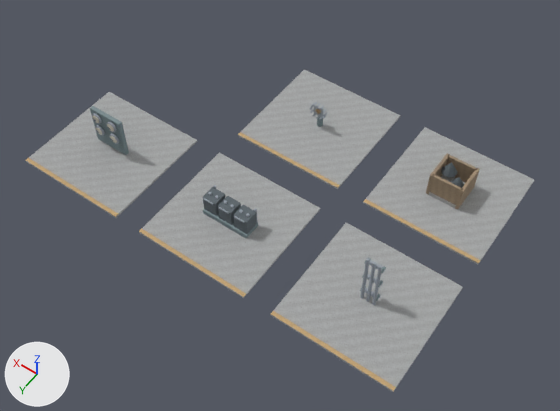
Two versions of the glTF model development/levels/primitive-props-v1/site-kits/level_blockout_kit_wld_09_p03.glb, one commit apart.
Camera for both pictures: a 50 mm camera at (-13.6, 18.8, 27.0) aimed at (-1.2, 1.5, -0.2). Every picture has the same lights, and +X, +Y and +Z are marked at lower left. The older version comes first. Vertices at exactly the same position are counted once.

Script lines for the objects in view, before the commit:
```python
me_blackwater_hydroelectric_dam_map_kit_contact_room = bpy.data.meshes.new('Blackwater Hydroelectric Dam map-kit contact room')
me_blackwater_hydroelectric_dam_map_kit_contact_room.from_pydata(...)  # 992 vertices, 1676 faces; spans x -9.8..9.8, y -6.3..6.3, z -0.1..2.7
# faces by material slot: [72, 60, 1016, 136, 112, 192, 48, 40]
me_blackwater_hydroelectric_dam_map_kit_contact_room.materials.append(mat_blockout_stone)
me_blackwater_hydroelectric_dam_map_kit_contact_room.materials.append(mat_blockout_accent)
me_blackwater_hydroelectric_dam_map_kit_contact_room.materials.append(mat_blockout_metal)
me_blackwater_hydroelectric_dam_map_kit_contact_room.materials.append(mat_blockout_industrial)
me_blackwater_hydroelectric_dam_map_kit_contact_room.materials.append(mat_blockout_dark)
me_blackwater_hydroelectric_dam_map_kit_contact_room.materials.append(mat_blockout_ivory)
me_blackwater_hydroelectric_dam_map_kit_contact_room.materials.append(mat_blockout_wood)
me_blackwater_hydroelectric_dam_map_kit_contact_room.materials.append(mat_blockout_bronze)
ob_level_blockout_kit_wld_09_p03 = bpy.data.objects.new('level_blockout_kit_wld_09_p03', me_blackwater_hydroelectric_dam_map_kit_contact_room)
ob_level_blockout_kit_wld_09_p03.location = (0.0, 0.0, 0.0)
```
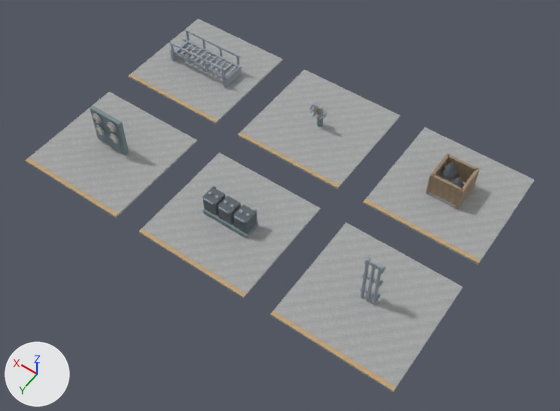
The change in detail:
me_blackwater_hydroelectric_dam_map_kit_contact_room is used by ob_level_blockout_kit_wld_09_p03; location (0.0, 0.0, 0.0).
me_blackwater_hydroelectric_dam_map_kit_contact_room had 992 vertices, 1676 faces and spanned x -9.8..9.8, y -6.3..6.3, z -0.1..2.7.
me_blackwater_hydroelectric_dam_map_kit_contact_room now has 1208 vertices, 2000 faces and spans x -9.8..9.8, y -6.3..6.3, z -0.1..2.7.
me_blackwater_hydroelectric_dam_map_kit_contact_room part 1: a new loose piece, a box spanning x 4.175..9.825, y -6.3..-0.7, z -0.11..-0.01, in mat_blockout_stone.
me_blackwater_hydroelectric_dam_map_kit_contact_room part 2: a new loose piece, a box spanning x 4.175..9.825, y -0.89..-0.71, z -0.013..0.002, in mat_blockout_accent.
me_blackwater_hydroelectric_dam_map_kit_contact_room part 3: a new loose piece, a box spanning x 5.13..8.87, y -3.04..-2.9, z 0.49..0.61, in mat_blockout_metal.
me_blackwater_hydroelectric_dam_map_kit_contact_room part 4: a new loose piece, a box spanning x 5.13..8.87, y -4.09..-3.96, z 0.49..0.61, in mat_blockout_metal.
me_blackwater_hydroelectric_dam_map_kit_contact_room part 5: a new loose piece, a box spanning x 5.225..8.775, y -2.938..-2.862, z 1.125..1.205, in mat_blockout_metal.
me_blackwater_hydroelectric_dam_map_kit_contact_room part 6: a new loose piece, a box spanning x 5.225..8.775, y -4.137..-4.062, z 1.125..1.205, in mat_blockout_metal.
me_blackwater_hydroelectric_dam_map_kit_contact_room part 7: a new loose piece, a box spanning x 5.23..5.35, y -4.15..-2.85, z 0.0..0.51, in mat_blockout_metal.
me_blackwater_hydroelectric_dam_map_kit_contact_room part 8: a new loose piece, a box spanning x 8.65..8.77, y -4.15..-2.85, z 0.0..0.51, in mat_blockout_metal.
Other edits to the shape of me_blackwater_hydroelectric_dam_map_kit_contact_room do not show in these pictures.

Pixel boxes [x1, y1, x2, y2] of what changed, in the pictures (560 x 411 px):
'level_blockout_kit_wld_09_p03', reshaped (15% taller): before [25, 69, 534, 392]; after [25, 19, 534, 392]
part 1 of me_blackwater_hydroelectric_dam_map_kit_contact_room, added: after [128, 19, 283, 124]
part 2 of me_blackwater_hydroelectric_dam_map_kit_contact_room, added: after [128, 74, 218, 122]
part 3 of me_blackwater_hydroelectric_dam_map_kit_contact_room, added: after [170, 49, 229, 81]
part 4 of me_blackwater_hydroelectric_dam_map_kit_contact_room, added: after [183, 38, 242, 69]
part 5 of me_blackwater_hydroelectric_dam_map_kit_contact_room, added: after [169, 42, 226, 71]
part 6 of me_blackwater_hydroelectric_dam_map_kit_contact_room, added: after [184, 29, 240, 58]
part 7 of me_blackwater_hydroelectric_dam_map_kit_contact_room, added: after [223, 68, 241, 88]
part 8 of me_blackwater_hydroelectric_dam_map_kit_contact_room, added: after [171, 41, 189, 61]
